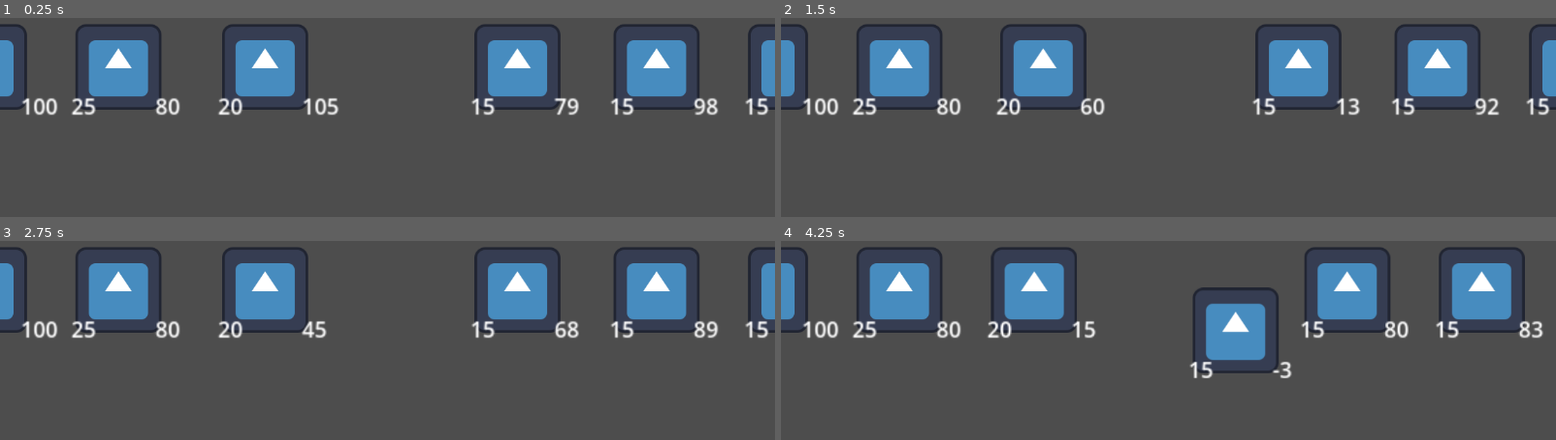
Above: before the commit, frames 1-4 (two rows, left to right).
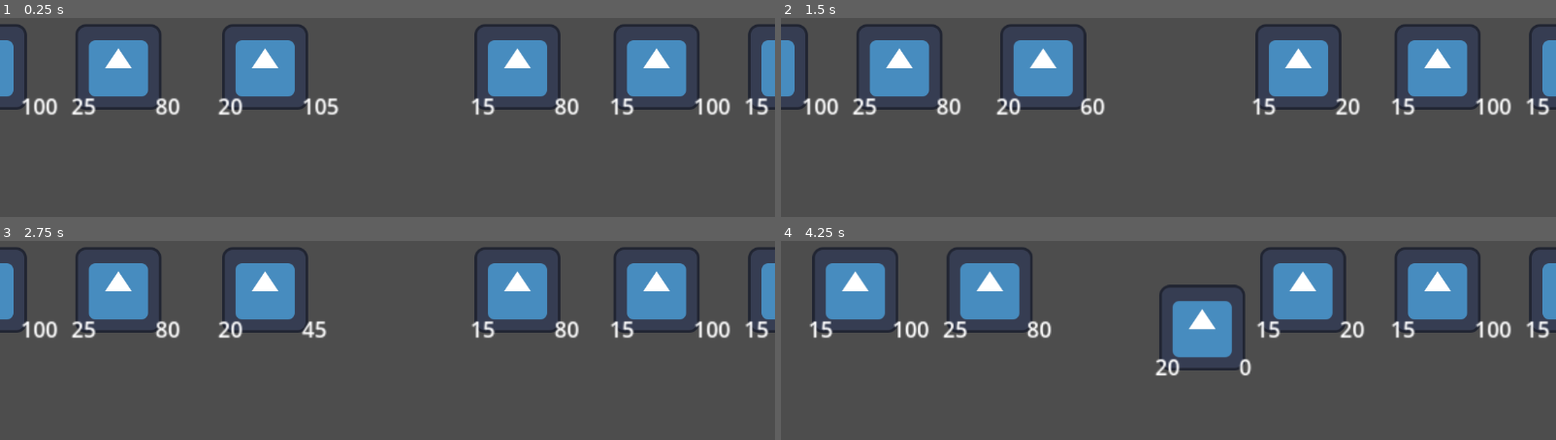
Above: after the commit, the same moments.

Repository: gknutson1/mass-effect-3
Game: Godot game, scene res://battle.tscn
Two runs of this game, one before a commit and one after it. Both use one fixed random seed, a clock stepped at 60 frames per second and the inputs below. The engine's default icon, where the game draws it, is replaced by a stand-in: a white triangle on a blue panel in a dark square.
Inputs:
- Up to frame 1 (0.25 s): no input
- Up to frame 2 (1.5 s): no input
- Up to frame 3 (2.75 s): no input
- Up to frame 4 (4.25 s): no input

The runs differ from the first frame. In frame 1, 0.4% of the frame differs, in the area x 71-95%, y 40-50%; in frame 2, 0.4%; in frame 3, 0.3%; in frame 4, 24%, in the area x 0-100%, y 2-69%.
Error after the commit: Parse Error: The function signature doesn't match the parent. Parent signature is "createTarget(BattleManager, int) -> Variant". (res://ability_archer.gd:10)

Commit message:
work on know team

Diff:
--- a/BattleManager.gd
+++ b/BattleManager.gd
@@ -76,10 +76,10 @@
 
 	#NOTE: We will have to repeat. Character abilities may trigger character abilities. Can't loop once.
 	for character in team1:
-		character.execute_abilities(self)
+		character.execute_abilities(self,1)
 		##
 	for character in team2:
-		character.execute_abilities(self)
+		character.execute_abilities(self,2)
 
 	var kill1 = team1.filter(is_dead)
 	var kill2 = team2.filter(is_dead)
--- a/Character.gd
+++ b/Character.gd
@@ -82,8 +82,8 @@
 	if target_character.health <= 0:
 		char_state = state.IDLE
 
-func execute_abilities(battle: BattleManager):
+func execute_abilities(battle: BattleManager, team: int):
 	for cAbility in abilities:
 		print("test")
-		cAbility.createTarget(battle)
-		cAbility.ExecuteAbility(battle)
+		cAbility.createTarget(battle,team)
+		cAbility.ExecuteAbility(battle, team)
--- a/ability.gd
+++ b/ability.gd
@@ -3,7 +3,7 @@
 
 func initialize():
 	pass
-func createTarget(battle: BattleManager):
+func createTarget(battle: BattleManager,team: int):
 	pass
-func ExecuteAbility(battle: BattleManager):
+func ExecuteAbility(battle: BattleManager,team: int):
 	pass
